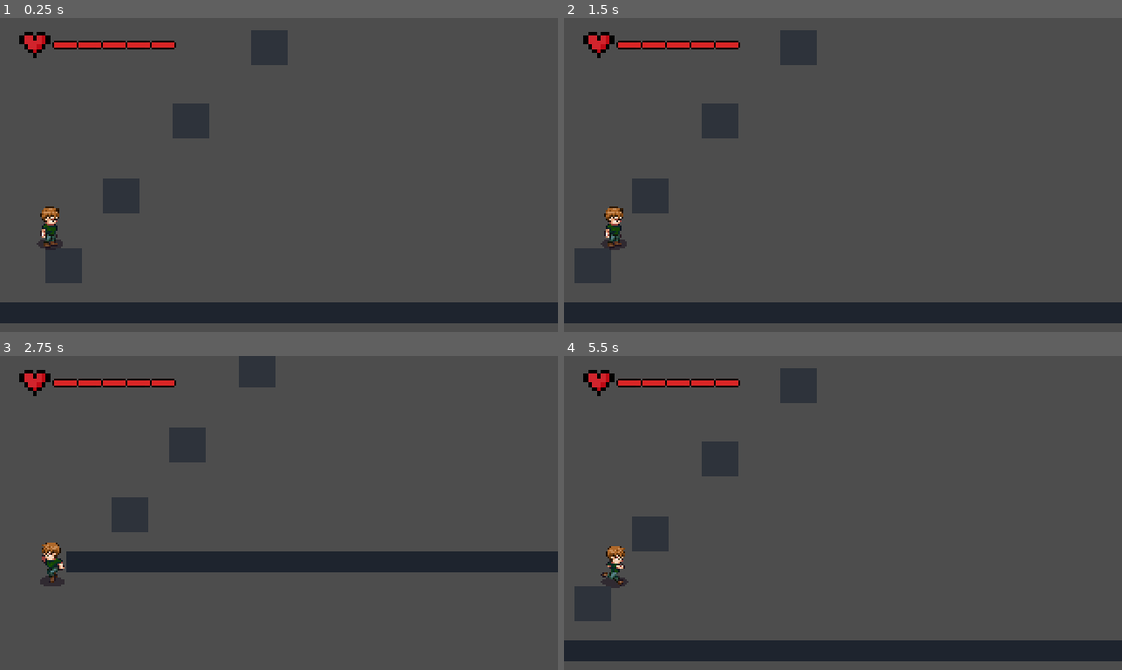
Above: before the commit, frames 1-4 (two rows, left to right).
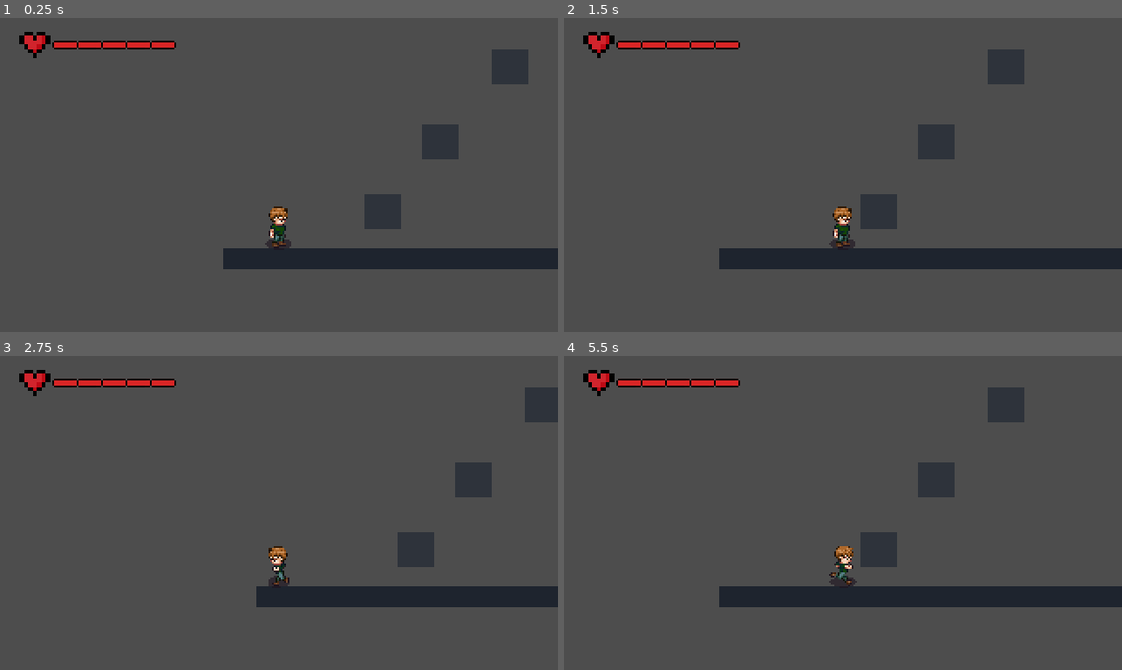
Above: after the commit, the same moments.

Repository: Amrr233/WhileTrue
Game: Godot game, scene res://scenes/levels/recycle_bin.tscn
Same seed, same stepped clock (60 frames per second), same inputs: the game is played once before the commit and once after it. This scene is started directly instead of the project's main scene.
Inputs (mouse positions are in pixels of both pictures, inside the frame that each line leads up to):
- Up to frame 1 (0.25 s): no input
- Up to frame 2 (1.5 s): tap Enter at 0.5 s; move the mouse to (965, 159) at 0.52 s; hold D (right) 0.53-1.25 s; hold J (attack) 0.53-1.25 s; click (965, 159) at 0.67 s; tap Space (jump) at 0.77 s; drag from (731, 190) to (625, 222) at 1.27 s
- Up to frame 3 (2.75 s): tap Space (jump) at 2 s; move the mouse to (334, 443) at 2.02 s; hold A (left) from 2.03 s (still down); tap E (interact) at 2.1 s
- Up to frame 4 (5.5 s): release A (left) at 2.75 s; drag from (815, 575) to (675, 465) at 2.77 s; tap Enter at 3.5 s; move the mouse to (1010, 560) at 3.52 s; hold D (right) 3.53-4.25 s; tap Shift (dash) at 3.6 s; tap Space (jump) at 3.77, 5 s; drag from (675, 465) to (603, 560) at 4.27 s; move the mouse to (870, 513) at 5.02 s; hold D (right) from 5.03 s (still down); hold J (attack) from 5.03 s (still down); click (870, 513) at 5.17 s

The runs differ from the first frame. In frame 1, 17% of the frame differs, in the area x 0-100%, y 3-98%; in frame 2, 17%; in frame 3, 14%; in frame 4, 17%.

Commit message:
recycle pin zoom problem solved with locks in the antivirus hub

Diff:
--- a/scenes/levels/recycle_bin.tscn
+++ b/scenes/levels/recycle_bin.tscn
@@ -8,6 +8,9 @@
 [ext_resource type="PackedScene" uid="uid://cn41dwdcugo3" path="res://scenes/interactables/level_exit.tscn" id="6_exit"]
 [ext_resource type="Script" uid="uid://d00faxjxrfjy5" path="res://scripts/interactables/moving_file_platform.gd" id="7_lbk5i"]
 
+[sub_resource type="RectangleShape2D" id="RectangleShape2D_lbk5i"]
+size = Vector2(64, 12)
+
 [sub_resource type="RectangleShape2D" id="PlatformShapeSmall"]
 size = Vector2(27.5, 21)
 
@@ -54,10 +57,11 @@
 collision_layer = 2
 
 [node name="CollisionShape2D" type="CollisionShape2D" parent="Ground" unique_id=1303422272]
-position = Vector2(-469, 0)
+position = Vector2(-491, -1)
+shape = SubResource("RectangleShape2D_lbk5i")
 
 [node name="GroundVisual" type="ColorRect" parent="Ground" unique_id=145826868]
-offset_left = -480.0
+offset_left = -535.0
 offset_top = -6.0
 offset_right = 460.0
 offset_bottom = 6.0
@@ -276,11 +280,12 @@
 shape = SubResource("PlatformShapeSmall")
 
 [node name="Player" parent="." unique_id=309319802 instance=ExtResource("2_player")]
-position = Vector2(29, 359)
+position = Vector2(-23, 396)
 scale = Vector2(0.5, 0.5)
 
 [node name="Camera2D" type="Camera2D" parent="Player" unique_id=937872958]
-position = Vector2(262, -54)
+position = Vector2(0, -54)
+scale = Vector2(2, 2)
 
 [node name="BossSpawn" type="Marker2D" parent="." unique_id=557903248]
 position = Vector2(512, 319)
--- a/scripts/levels/antivirus.gd
+++ b/scripts/levels/antivirus.gd
@@ -39,9 +39,9 @@
 	option_investigate.activated.connect(func() -> void: TransitionManager.fade_to_scene(INVESTIGATE_SCENE))
 	option_final.activated.connect(_on_final_activated)
 
-	option_check.set_locked(false)
-	option_scan.set_locked(false)
-	option_investigate.set_locked(false)
+	option_check.set_locked(GameState.antivirus_check_completed)
+	option_scan.set_locked(GameState.antivirus_scan_completed)
+	option_investigate.set_locked(GameState.antivirus_investigate_completed)
 	option_final.set_locked(not GameState.has_key)
 
 ## --- FINAL round (still local to the hub until it gets its own scene) ---
Not shown, added: assets/audio/sfx/Windows Feed Discovered.wav.import
Not shown, added: assets/audio/sfx/Windows Information Bar.wav.import
Not shown, added: assets/audio/sfx/Windows Navigation Start.wav.import
Not shown, added: assets/audio/sfx/Windows Pop-up Blocked.wav.import
Not shown, added: assets/audio/sfx/Windows XP Balloon.wav.import
Not shown, added: assets/audio/sfx/Windows XP Battery Critical.wav.import
Not shown, added: assets/audio/sfx/Windows XP Battery Low.wav.import
Not shown, added: assets/audio/sfx/Windows XP Critical Stop.wav.import
Not shown, added: assets/audio/sfx/Windows XP Default.wav.import
Not shown, added: assets/audio/sfx/Windows XP Ding.wav.import
Not shown, added: assets/audio/sfx/Windows XP Error.wav.import
Not shown, added: assets/audio/sfx/Windows XP Exclamation.wav.import
(and 60 more such lines)
